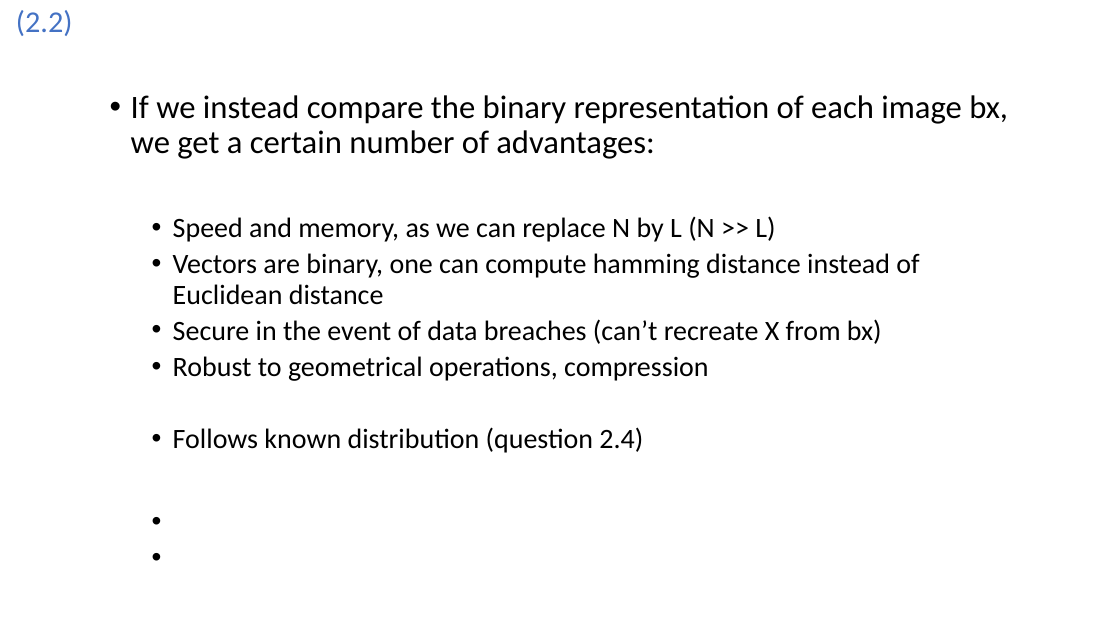
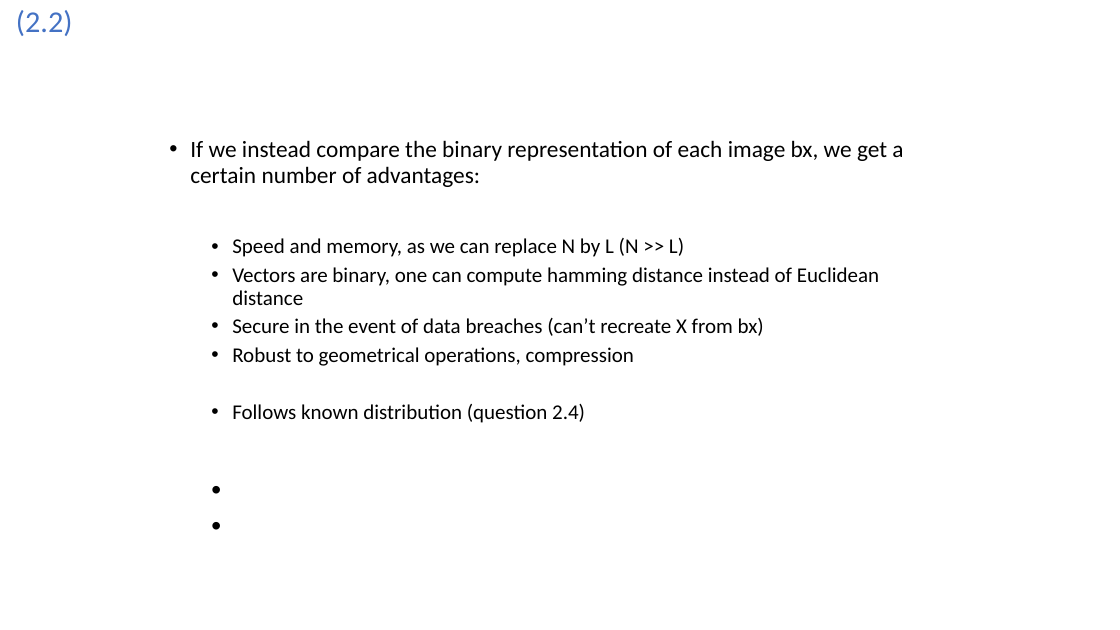
Before and after one commit to Joao-Quinta/master_cours_choix, a slide deck: slide 8 of securite_multimedia/exam_prep/section_2.odp. Drawn at 1120x630 pixels with LibreOffice and Linux fonts; fonts in the diff are those of the drawing. Boxes give left, top, right and bottom in pixels: in the first picture for what was removed or moved away, otherwise in the second. Text is boxed around its words. In the diff, an @@ line names an element or a change of style, - is before the commit and + after.

```diff
--- a/securite_multimedia/exam_prep/section_2.odp
+++ b/securite_multimedia/exam_prep/section_2.odp
@@ text "If we instead compare the ...": place and size @@
-text "If we instead compare the ..." at <box>131,95,1008,453</box>
+text "If we instead compare the ..." at <box>190,140,903,423</box>
@@ text "If we instead compare the ..." at <box>190,140,903,423</box>: size 28 to 20 pt in "If we instead compare the binary representation ..."; size 24 to 18 pt in "Speed and memory, as we can replace ...", "Vectors are binary, one can compute hamming ...", "Secure in the event of data breaches ...", "Robust to geometrical operations, compression" and 1 more places @@
```
Also in this commit, not shown: 14 other slides changed, 3 slides added, 6 other files.
